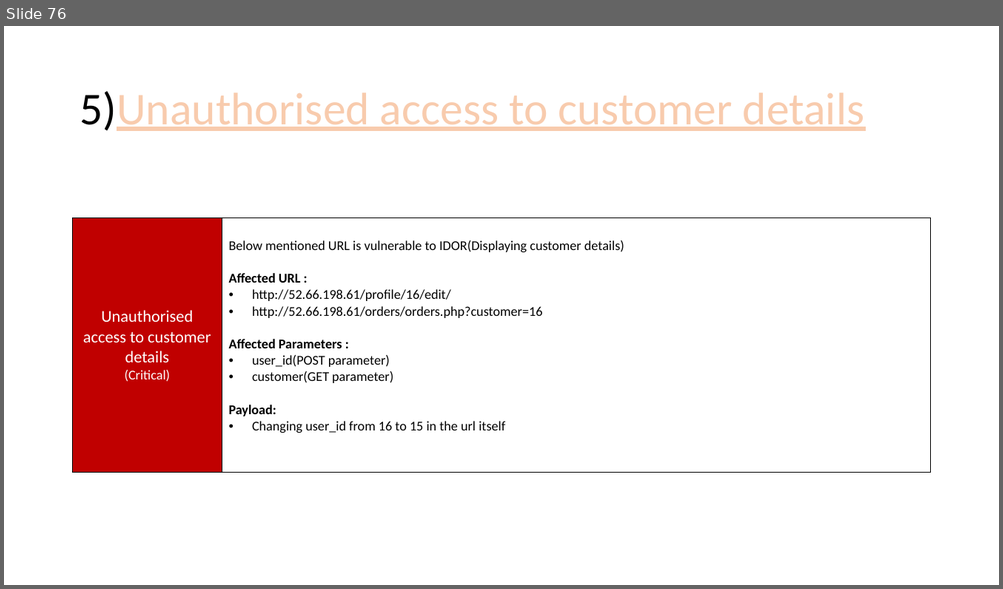
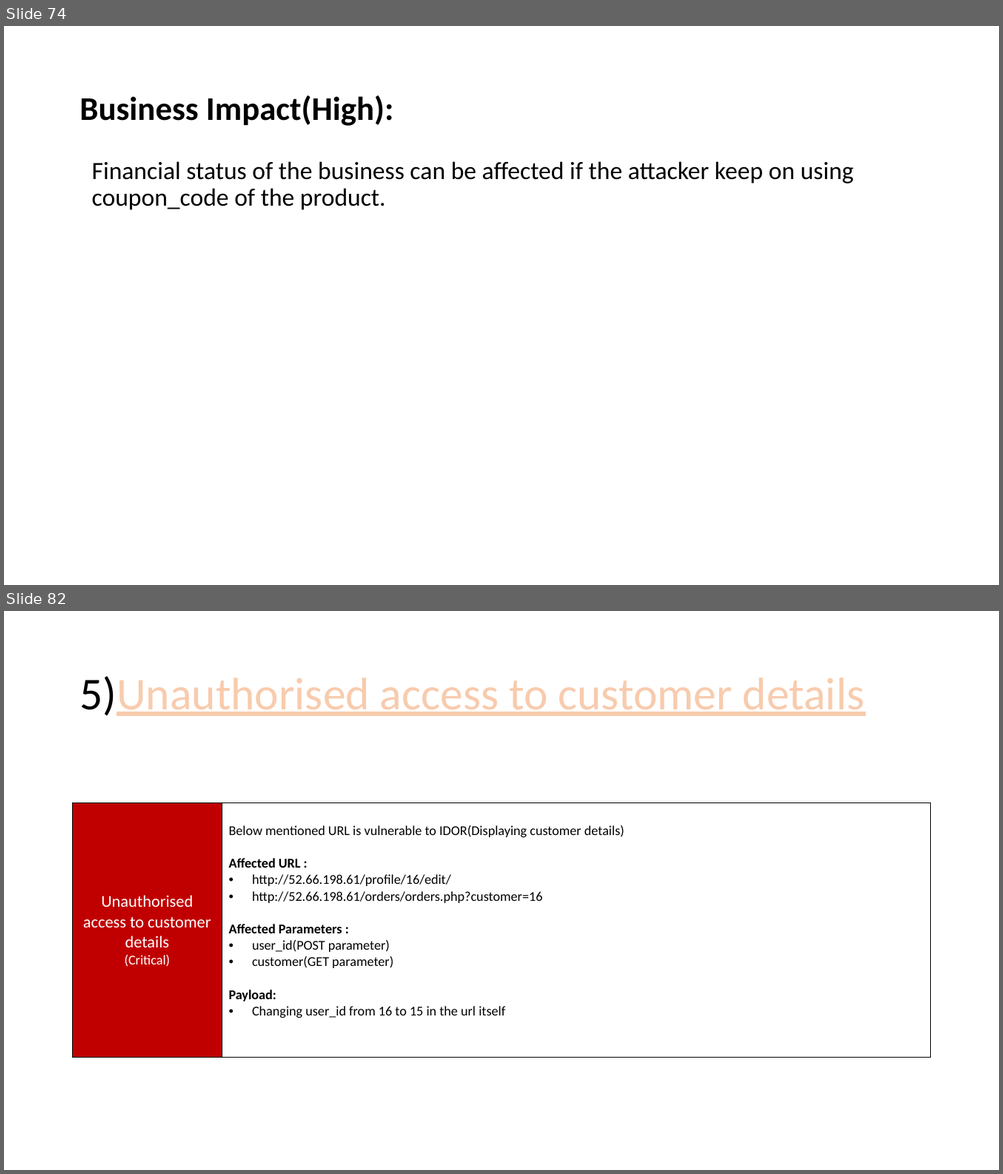
Before and after one commit to RocktimRajkumar/CEH-hack-a-thon, a slide deck: reports/Lifestyle Store/LifeStyle Store Application Reports.pptx. Shown one above the other, each under a label of ours: slide 76 before the commit, slides 74 and 82 after it; the slides between them are not shown. The pictures are 1003x589 and 1003x1174 pixels, drawn with LibreOffice and Linux fonts; fonts in the diff are those of the drawing. Boxes give left, top, right and bottom in pixels: in the first picture for what was removed or moved away, otherwise in the second. Text is boxed around its words. In the diff, an @@ line names an element or a change of style, - is before the commit and + after.

```diff
--- a/reports/Lifestyle Store/LifeStyle Store Application Reports.pptx
+++ b/reports/Lifestyle Store/LifeStyle Store Application Reports.pptx
@@ slide 74 added at bbox=[4, 26, 999, 585], background #FFFFFF @@
@@ title added at bbox=[79, 96, 393, 126], 32 pt, text #000000, bold @@
+Business Impact(High):
@@ text added at bbox=[92, 161, 854, 210], 24 pt, text #000000 @@
+Financial status of the business can be affected if the attacker keep on using coupon_code of the product.
@@ what was slide 76 is now slide 82 @@
```
Also in this commit, not shown: 5 slides changed, 5 other slides added.
